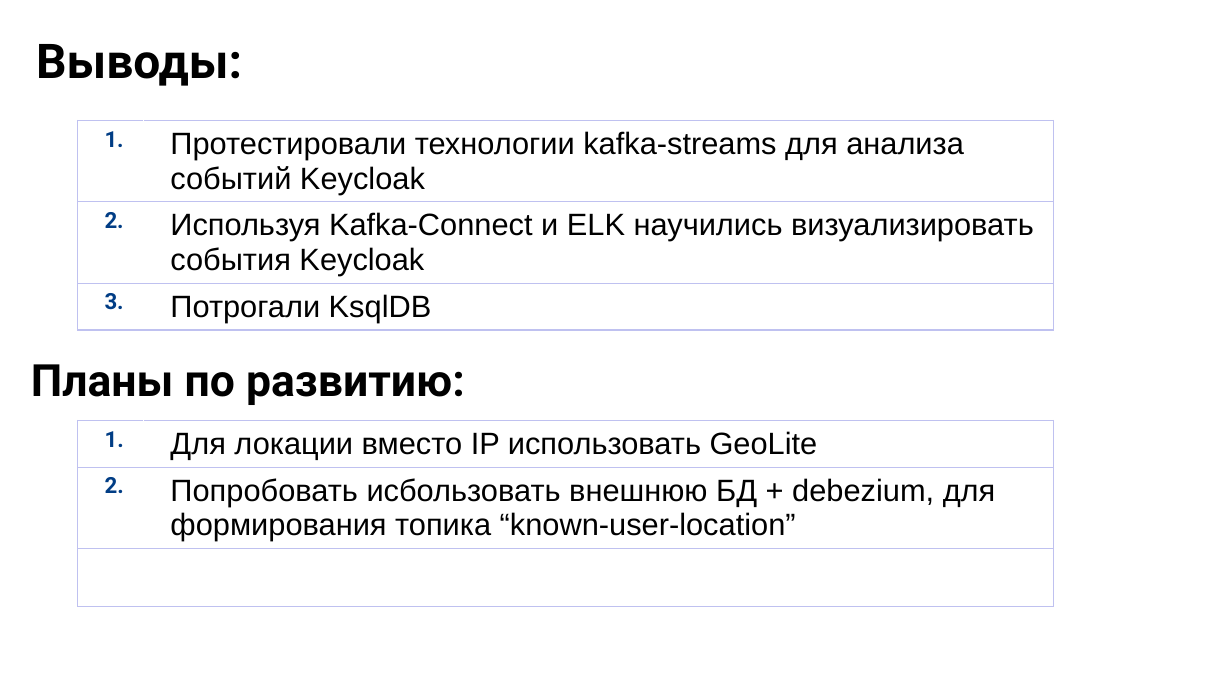
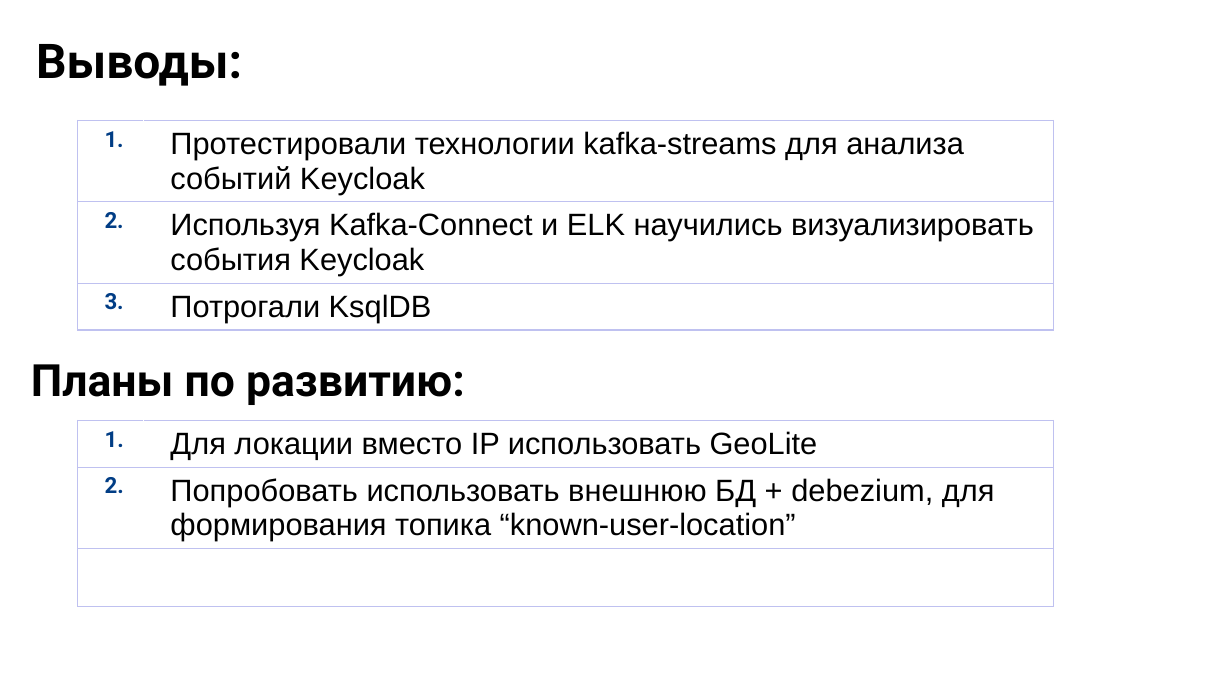
Before and after one commit to vradnit/otus-kafka, a slide deck: slide 29 of final/docs/presentation-keycloak-kafka-streams.pptx. Drawn at 1232x693 pixels with LibreOffice and Linux fonts; fonts in the diff are those of the drawing; background and template pictures are left out. Boxes give left, top, right and bottom in pixels: in the first picture for what was removed or moved away, otherwise in the second. Text is boxed around its words. In the diff, an @@ line names an element or a change of style, - is before the commit and + after.

```diff
--- a/final/docs/presentation-keycloak-kafka-streams.pptx
+++ b/final/docs/presentation-keycloak-kafka-streams.pptx
@@ table at box(78, 420, 1053, 606) @@
-row 2, column 2: Попробовать исбользовать внешнюю БД + debezium, для формирования топика “known-user-location”
+row 2, column 2: Попробовать использовать внешнюю БД + debezium, для формирования топика “known-user-location”
```
Also in this commit, not shown: 1 other slide changed, 1 other file.
